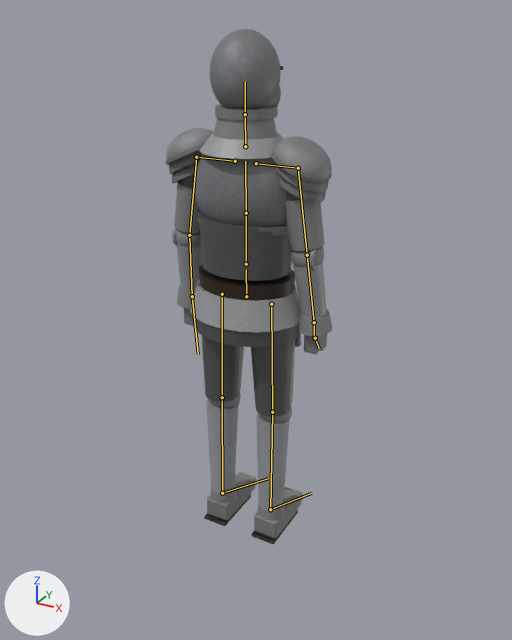
The glTF model Sunta/res/Models/Knight/knight.gltf as it was, and as the next commit left it.
Before and after are seen from a camera (50 mm lens) standing at (1.15, -2.02, 1.91) and looking at (0.0, 0.07, 0.86). The lights are fixed; the arrows at lower left show +X, +Y and +Z. The picture after the commit comes second. The bones that bend it are drawn over the model as lines.

Objects in the first picture: 'Knight'.
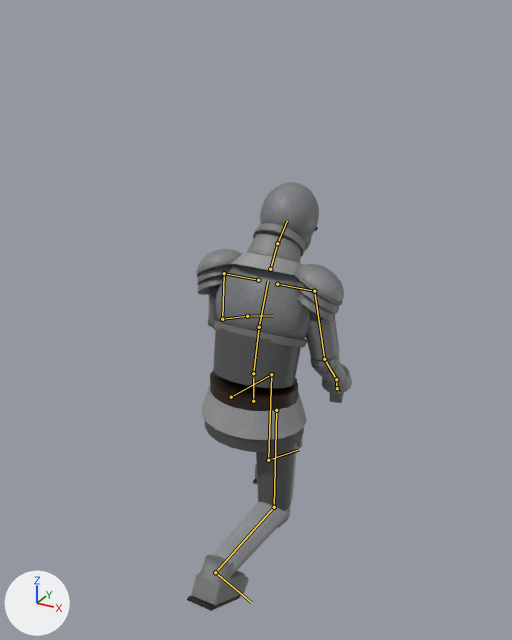
The newer file adds an action. The first version stands in its rest pose; the second is drawn at frame 16 of the action 'Rest'.

Where the change shows, as pixel boxes [x1, y1, x2, y2] in the pictures (512 x 640 px):
'Knight', posed (17% shorter): before [166, 29, 332, 544]; after [187, 182, 352, 611]
bone 'Hips', root to tip: before (246, 296) to (246, 269); after (253, 401) to (253, 378)
bone 'Spine', root to tip: before (246, 264) to (246, 213); after (253, 373) to (259, 327)
bone 'Chest', root to tip: before (246, 213) to (245, 161); after (259, 327) to (268, 281)
bone 'Neck', root to tip: before (245, 146) to (245, 114); after (270, 269) to (277, 243)
bone 'Head', root to tip: before (245, 114) to (245, 81); after (277, 243) to (287, 221)
bone 'UpperArm_L', root to tip: before (196, 157) to (189, 235); after (224, 273) to (222, 319)
bone 'LowerArm_L', root to tip: before (189, 235) to (192, 296); after (222, 319) to (247, 316)
bone 'UpperArm_R', root to tip: before (298, 168) to (307, 255); after (314, 291) to (324, 359)
bone 'LowerArm_R', root to tip: before (307, 255) to (314, 322); after (324, 359) to (336, 379)
bone 'Hand_R', root to tip: before (314, 322) to (314, 339); after (336, 379) to (336, 390)
bone 'Thigh_L', root to tip: before (222, 294) to (222, 397); after (231, 397) to (271, 374)
bone 'Shin_L', root to tip: before (222, 397) to (222, 493); after (271, 374) to (268, 460)
bone 'Foot_L', root to tip: before (222, 493) to (268, 478); after (268, 460) to (299, 449)
bone 'Thigh_R', root to tip: before (271, 304) to (272, 412); after (276, 410) to (274, 507)
bone 'Shin_R', root to tip: before (272, 412) to (270, 509); after (274, 507) to (215, 572)
bone 'Foot_R', root to tip: before (270, 509) to (311, 493); after (215, 572) to (251, 602)

The change in detail:
Bone 'Hips' (bone_hips) moves from (0.0, 0.0, 0.0) to (0.0, -0.45, 0.05).
Bone 'Spine' (bone_spine) turns from (0, 0, 0) to (14, 0, 0) degrees about its own x, y and z.
Bone 'Chest' (bone_chest) turns from (0, 0, 0) to (10, 0, 0) degrees about its own x, y and z.
Bone 'Neck' (bone_neck) turns from (0, 0, 0) to (10, 0, 0) degrees about its own x, y and z.
Bone 'Head' (bone_head) turns from (0, 0, 0) to (14, 0, 0) degrees about its own x, y and z.
Bone 'UpperArm_L' (bone_upperarm_l) turns from (0, 0, 0) to (46, -6, 10) degrees about its own x, y and z.
Bone 'LowerArm_L' (bone_lowerarm_l) turns from (0, 0, 0) to (42, -3, -1) degrees about its own x, y and z.
Bone 'UpperArm_R' (bone_upperarm_r) turns from (0, 0, 0) to (31, -8, -5) degrees about its own x, y and z.
Bone 'LowerArm_R' (bone_lowerarm_r) turns from (0, 0, 0) to (34, 3, 0) degrees about its own x, y and z.
Bone 'Hand_R' (bone_hand_r) turns from (0, 0, 0) to (-24, 0, 0) degrees about its own x, y and z.
Bone 'Thigh_L' (bone_thigh_l) turns from (0, 0, 0) to (76, -5, -1) degrees about its own x, y and z.
Bone 'Shin_L' (bone_shin_l) turns from (0, 0, 0) to (-78, 0, 0) degrees about its own x, y and z.
Bone 'Foot_L' (bone_foot_l) turns from (0, 0, 0) to (2, 0, 0) degrees about its own x, y and z.
Bone 'Thigh_R' (bone_thigh_r) turns from (0, 0, 0) to (-4, 0, 0) degrees about its own x, y and z.
Bone 'Shin_R' (bone_shin_r) turns from (0, 0, 0) to (-88, 0, 0) degrees about its own x, y and z.
Bone 'Foot_R' (bone_foot_r) turns from (0, 0, 0) to (62, 0, 0) degrees about its own x, y and z.
